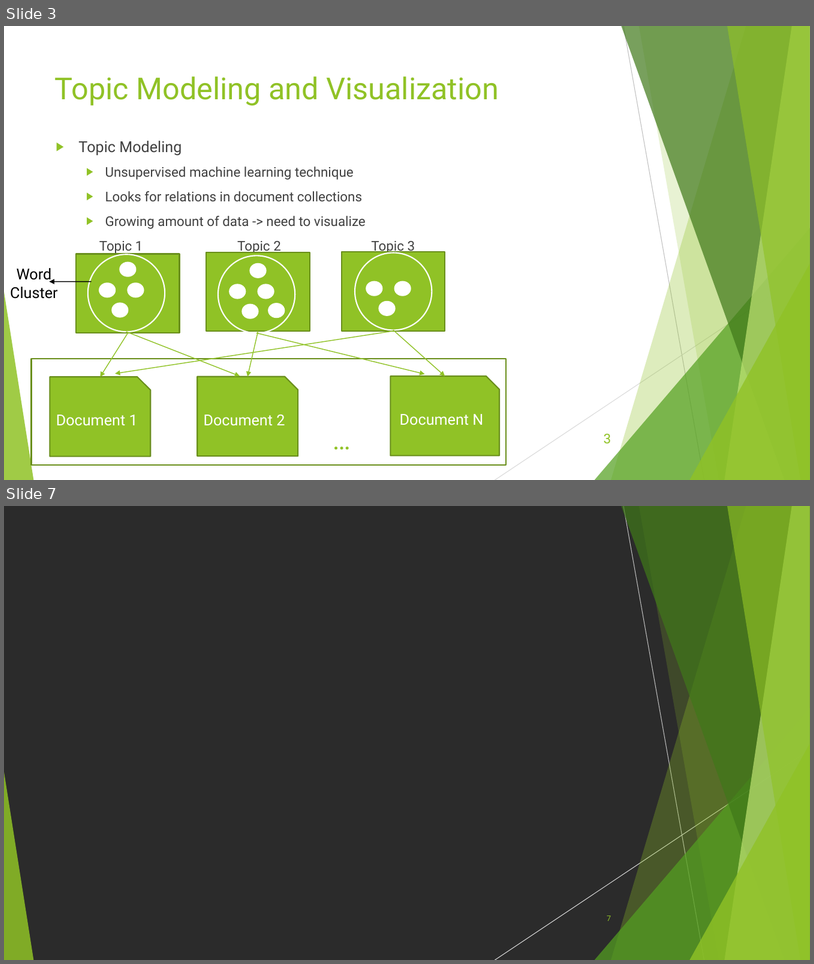
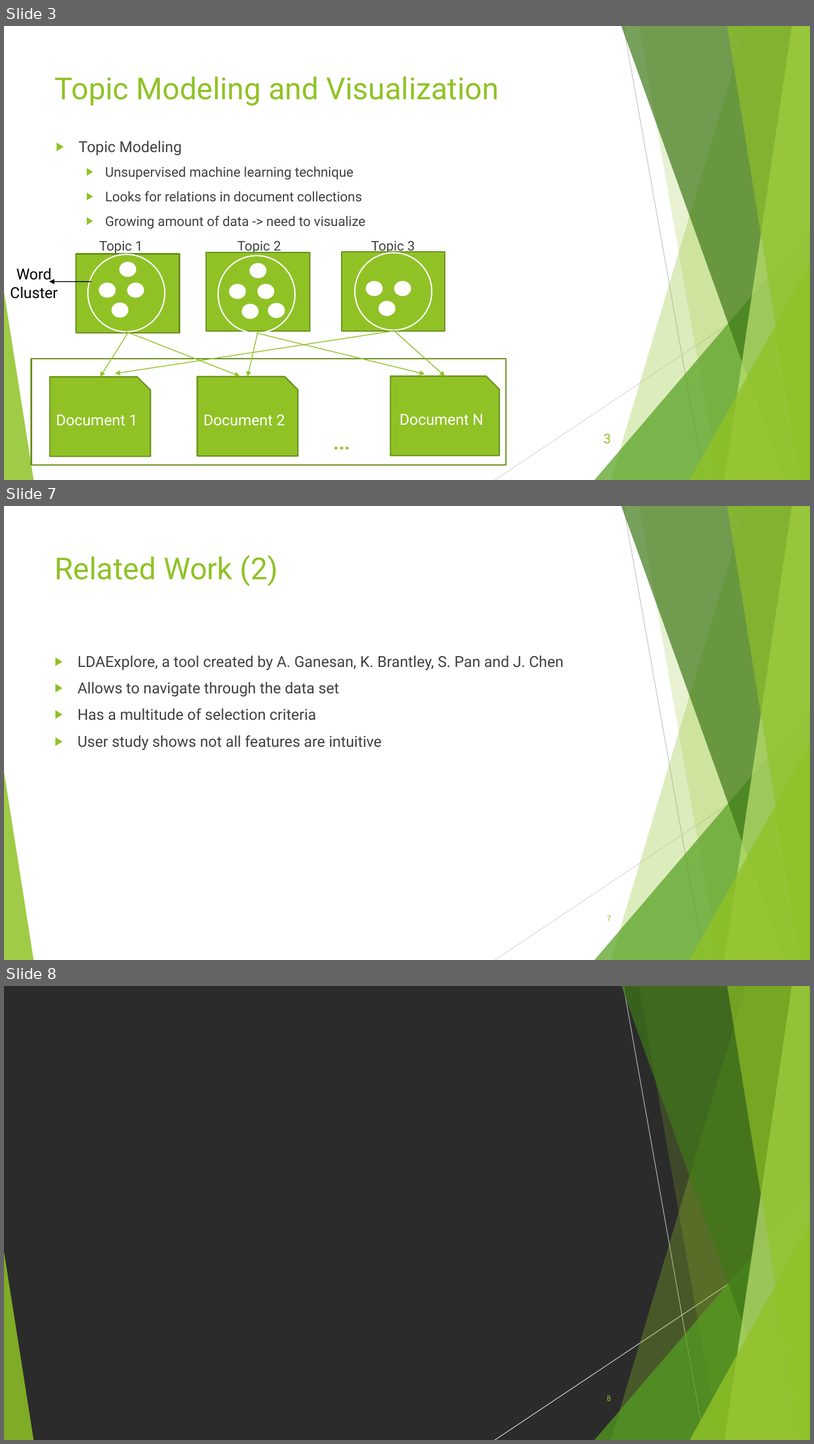
Before and after one commit to jeff2018/KnowledgeDiscoveryVisualization, a slide deck: Topic Model Visualization.pptx. Shown one above the other, each under a label of ours: slides 3 and 7 before the commit, slides 3, 7 and 8 after it; the slides between them are not shown. The pictures are 814x964 and 814x1444 pixels, drawn with LibreOffice and Linux fonts; fonts in the diff are those of the drawing; background and template pictures are left out; a plain dark background stands for a picture behind light text. Boxes give left, top, right and bottom in pixels: in the first picture for what was removed or moved away, otherwise in the second. Text is boxed around its words. In the diff, an @@ line names an element or a change of style, - is before the commit and + after.

```diff
--- a/Topic Model Visualization.pptx
+++ b/Topic Model Visualization.pptx
@@ slide 7 added at (x1=4, y1=506, x2=810, y2=960), background #FFFFFF; not listed: 10 template elements that a slide beside it also shows @@
@@ title added at (x1=55, y1=555, x2=278, y2=586), 36 pt, text #90C226 @@
+Related Work (2)
@@ text added at (x1=78, y1=655, x2=564, y2=750), 18 pt, text #404040 @@
+▶ LDAExplore, a tool created by A. Ganesan, K. Brantley, S. Pan and J. Chen
+▶ Allows to navigate through the data set
+▶ Has a multitude of selection criteria
+▶ User study shows not all features are intuitive
@@ page number added at (x1=607, y1=915, x2=611, y2=921), 9 pt, text #90C226 @@
+7
@@ what was slide 7 is now slide 8 @@
@@ page number at (x1=607, y1=1395, x2=611, y2=1401): text changed @@
-7
+8
```
Also in this commit, not shown: 4 slides changed, 1 other slide added, 1 slide removed.
